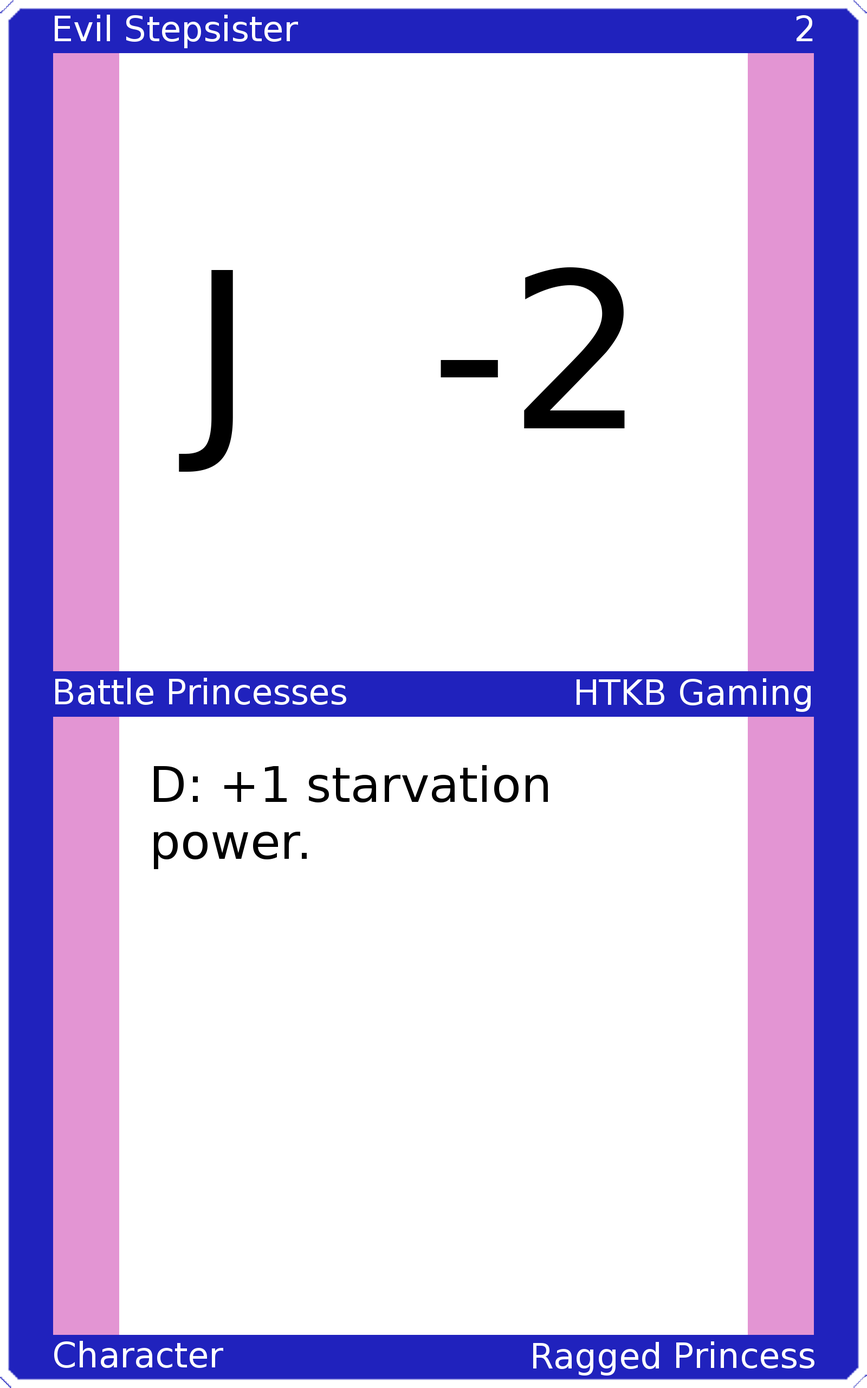
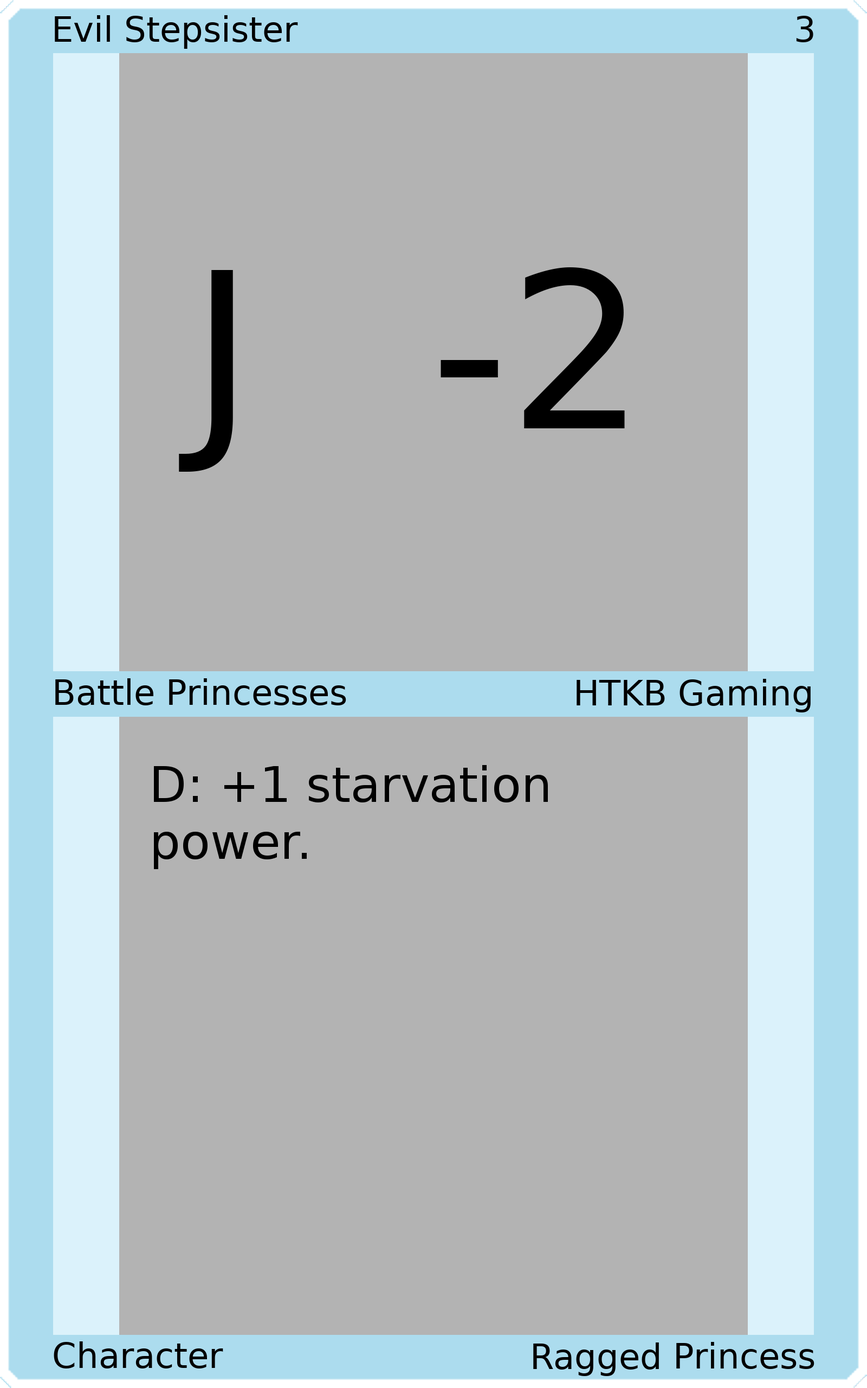
Layered file, before and after one edit (w=867, h=1388). Changes by layer:
painted on "Upper Left" over bbox(54, 14, 299, 49)
painted on "Upper Right" over bbox(796, 15, 814, 43)
painted on "Mid Left" over bbox(55, 677, 347, 706)
painted on "Mid Right" over bbox(576, 678, 811, 713)
painted on "Bottom Left" over bbox(53, 1340, 224, 1369)
painted on "Bottom Right" over bbox(533, 1340, 815, 1376)
painted on "Border" over bbox(0, 0, 867, 1388)
painted on "Top Background" over bbox(119, 52, 748, 673)
painted on "Bottom Background" over bbox(119, 715, 748, 1336)
painted on "Background" over bbox(35, 35, 832, 1352)
